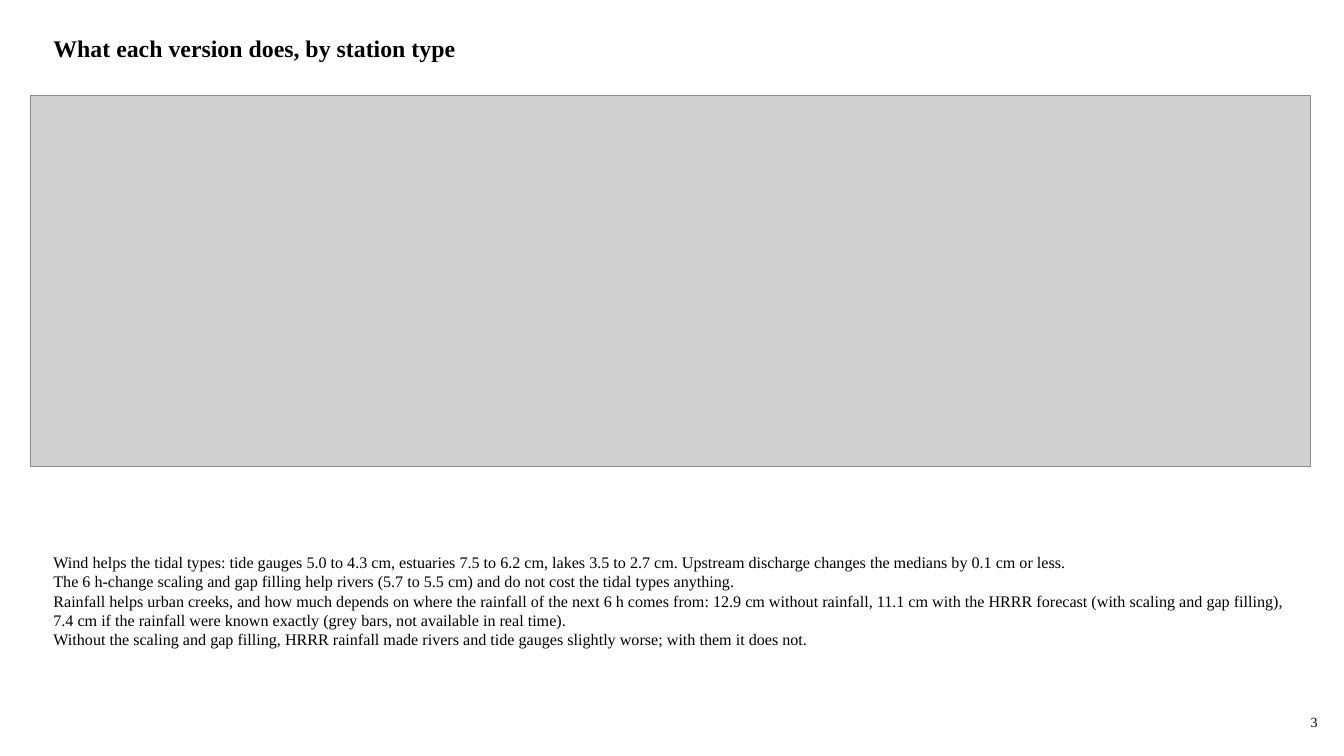
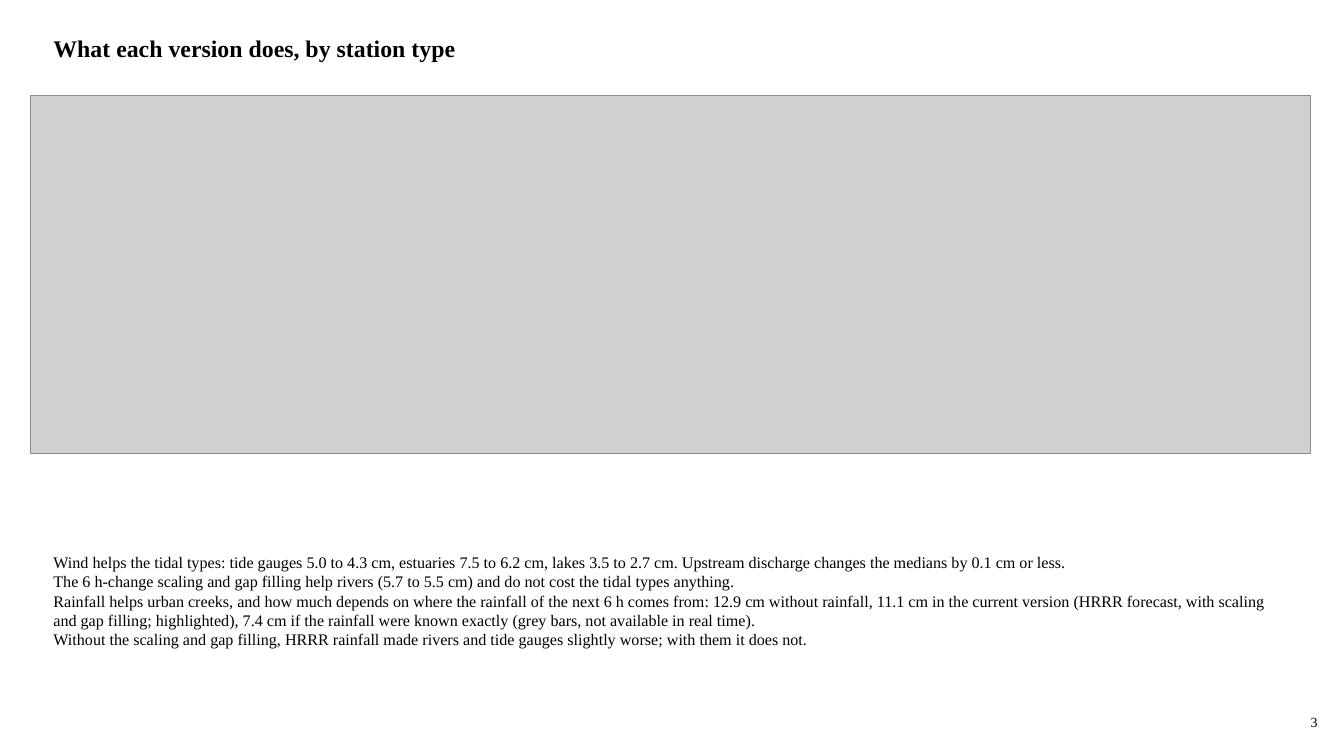
Before and after one commit to LaurenW1997/subdomainLSTM, a slide deck: slide 3 of deliverables/17_versions/version_comparison.pptx. Drawn at 1344x756 pixels with LibreOffice and Linux fonts; fonts in the diff are those of the drawing; grey boxes stand for pictures. Boxes give left, top, right and bottom in pixels: in the first picture for what was removed or moved away, otherwise in the second. Text is boxed around its words. In the diff, an @@ line names an element or a change of style, - is before the commit and + after.

```diff
--- a/deliverables/17_versions/version_comparison.pptx
+++ b/deliverables/17_versions/version_comparison.pptx
@@ picture: place and size @@
-picture at [30,96,1311,467]
+picture at [30,96,1311,454]
@@ text at [53,595,1265,630]: text changed @@
-Rainfall helps urban creeks, and how much depends on where the rainfall of the next 6 h comes from: 12.9 cm without rainfall, 11.1 cm with the HRRR forecast (with scaling and gap filling), 7.4 cm if the rainfall were known exactly (grey bars, not available in real time).
+Rainfall helps urban creeks, and how much depends on where the rainfall of the next 6 h comes from: 12.9 cm without rainfall, 11.1 cm in the current version (HRRR forecast, with scaling and gap filling; highlighted), 7.4 cm if the rainfall were known exactly (grey bars, not available in real time).
```
Also in this commit, not shown: 9 other slides changed, 1 slide added, 33 other files.
